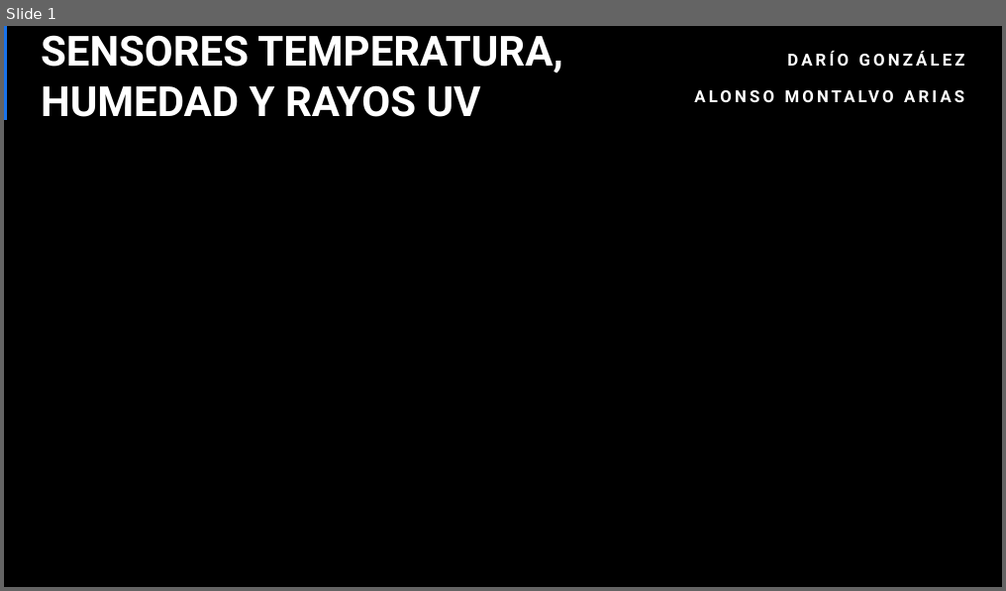
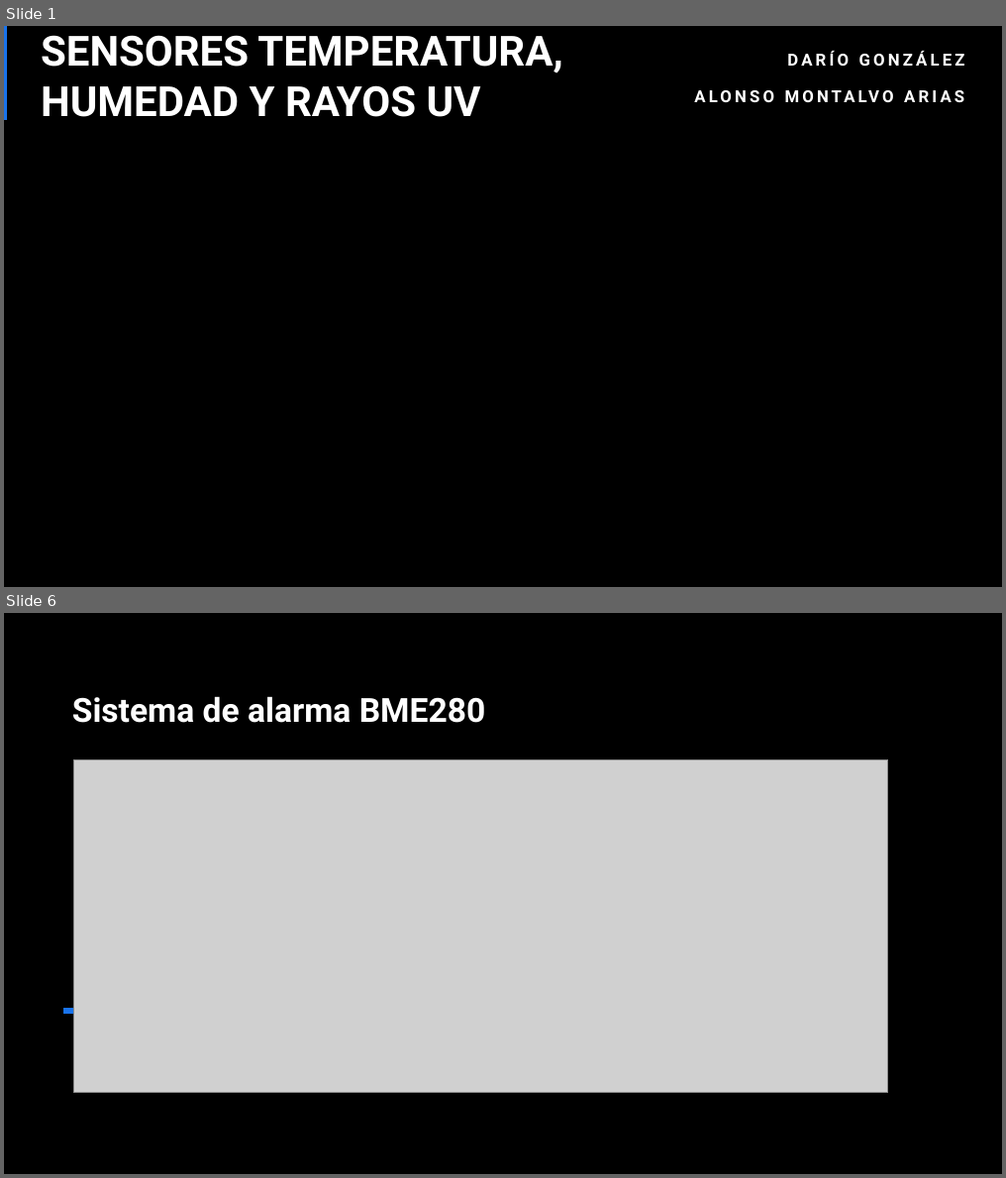
Before and after one commit to Alonso-Montalvo/Redes-y-sensores, a slide deck: PRESENTACION BME280 Y LTR390.pptx. Shown one above the other, each under a label of ours: slide 1 before the commit, slides 1 and 6 after it; the slides between them are not shown. The pictures are 1006x591 and 1006x1178 pixels, drawn with LibreOffice and Linux fonts; fonts in the diff are those of the drawing; grey boxes stand for pictures; background and template pictures are left out. Boxes give left, top, right and bottom in pixels: in the first picture for what was removed or moved away, otherwise in the second. Text is boxed around its words. In the diff, an @@ line names an element or a change of style, - is before the commit and + after.

```diff
--- a/PRESENTACION BME280 Y LTR390.pptx
+++ b/PRESENTACION BME280 Y LTR390.pptx
@@ slide 6 added at (x1=4, y1=613, x2=1002, y2=1174), background picture (left out) @@
@@ rectangle added at (x1=4, y1=613, x2=703, y2=1174), fill gradient #000000 @@
@@ title added at (x1=72, y1=696, x2=486, y2=723), 32 pt, text #FFFFFF, bold @@
+Sistema de alarma BME280
@@ picture added at (x1=73, y1=760, x2=888, y2=1093) @@
@@ line added from (63, 1011) to (144, 1011), #1973EB 6 pt @@
```
Also in this commit, not shown: 2 slides changed, 4 other slides added, 3 other files.
